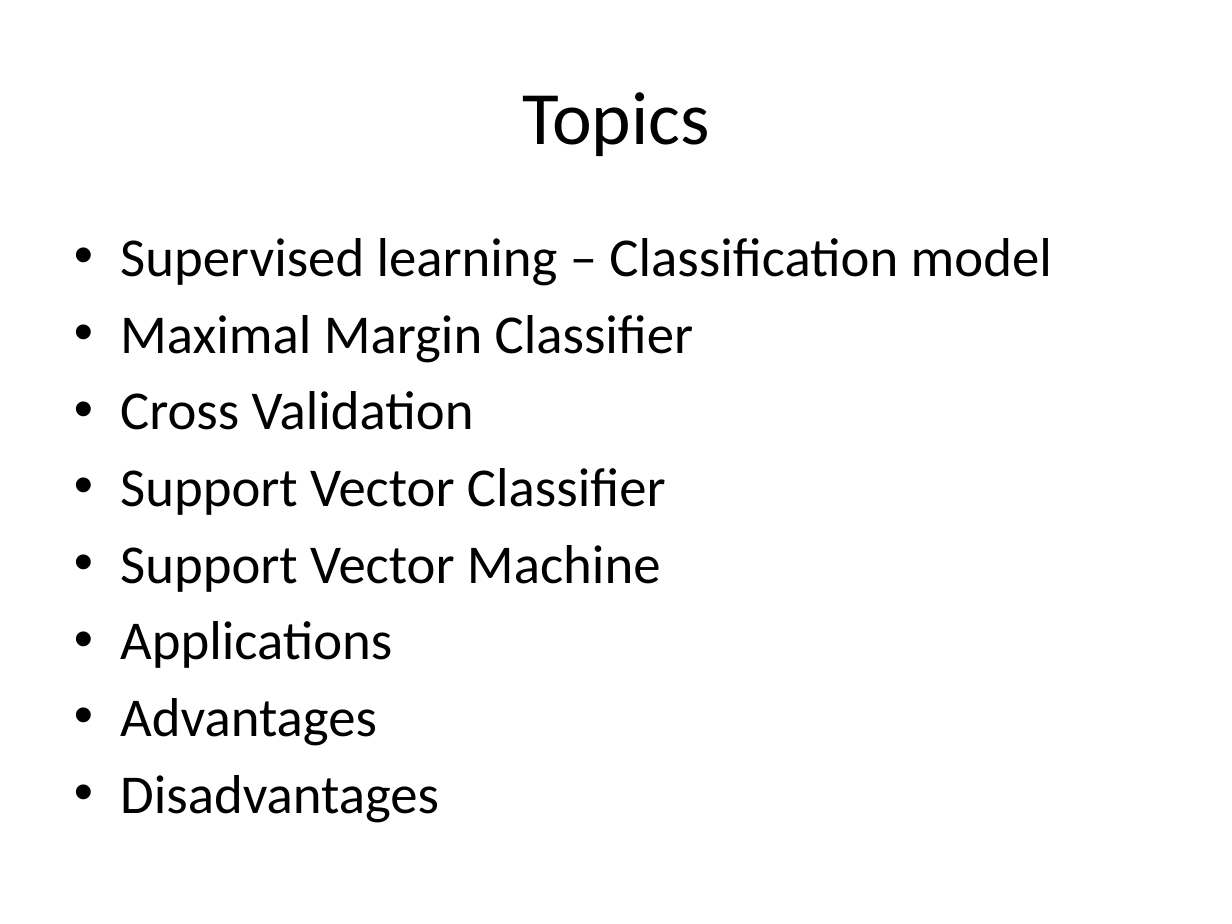
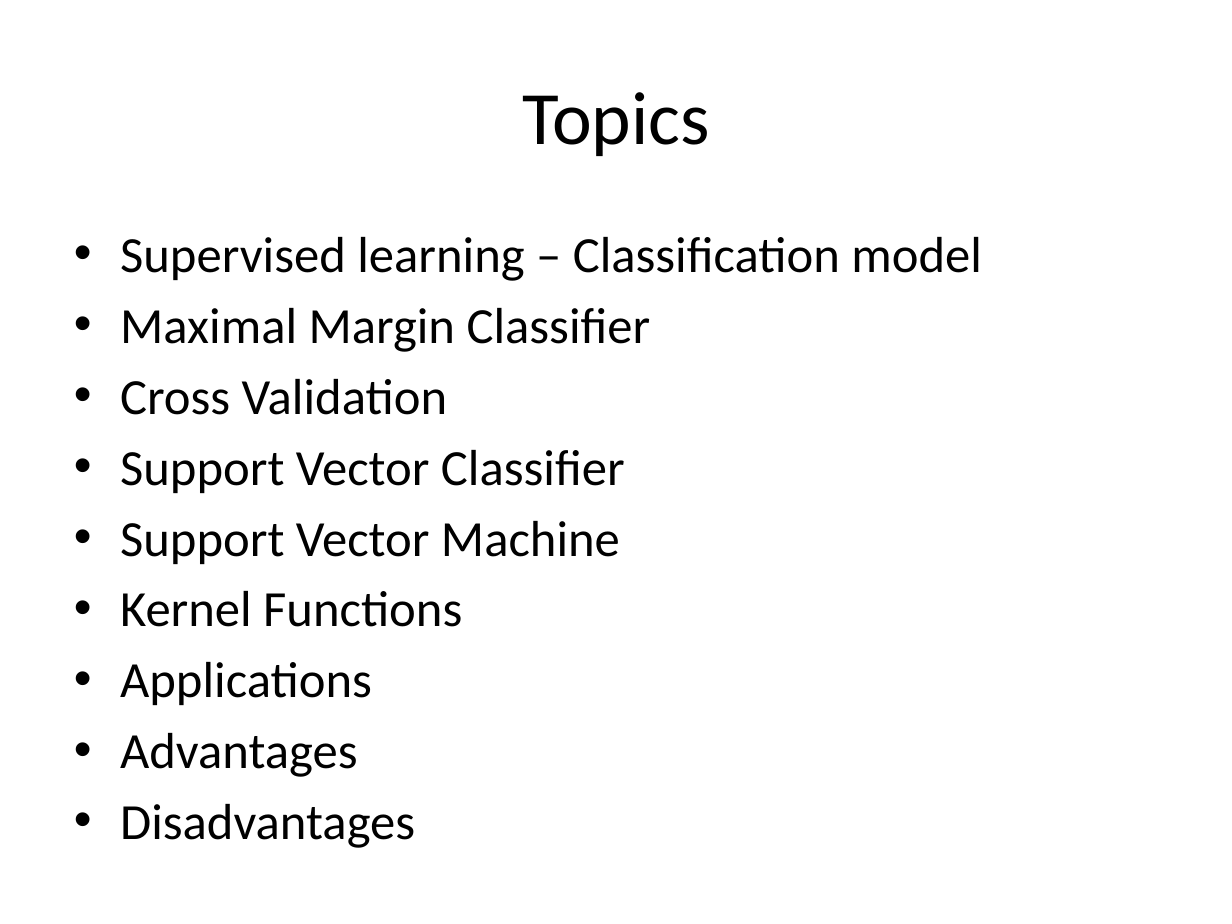
Before and after one commit to look4pritam/ArtificialIntelligence, a slide deck: slide 2 of MachineLearning/SupportVectorMachine/SupportVectorMachine.pptx. Drawn at 1232x924 pixels with LibreOffice and Linux fonts; fonts in the diff are those of the drawing. Boxes give left, top, right and bottom in pixels: in the first picture for what was removed or moved away, otherwise in the second. Text is boxed around its words. In the diff, an @@ line names an element or a change of style, - is before the commit and + after.

```diff
--- a/MachineLearning/SupportVectorMachine/SupportVectorMachine.pptx
+++ b/MachineLearning/SupportVectorMachine/SupportVectorMachine.pptx
@@ text at box(120, 237, 982, 848): size 32 to 29.6 pt @@
@@ text at box(120, 591, 462, 627): paragraph added @@
+• Kernel Functions
```
Also in this commit, not shown: 1 slide added.
